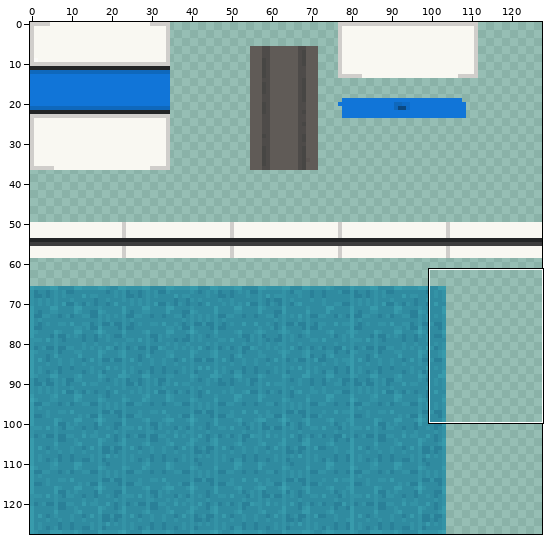
Two states of a sprite sheet, assets/epcot/textures/ride/mnrl/monorail_texture.png. The picture above shows the old version from afar; the outline marks the close-up.
Close-up. Before the commit:
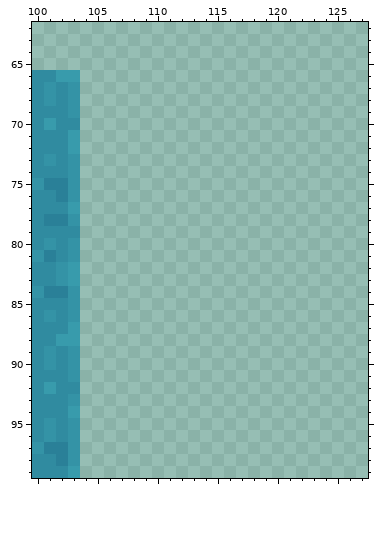
The file is 128x128 pixels. Colours within 5 levels of each other are drawn and written as one. Shown: x 100..127, y 62..99.
Once edited:
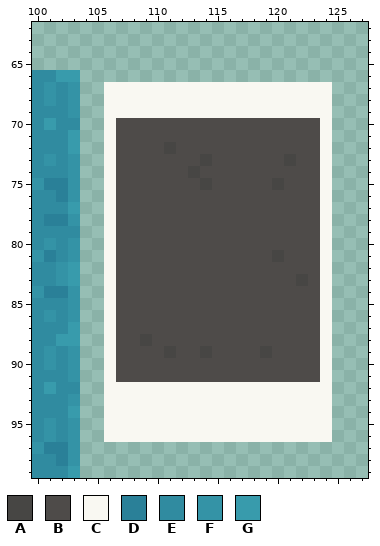
Palette (. is transparent): A #474644  B #4e4b49  C #f9f8f2  D #2a8098  E #308ba0  F #3493a6  G #389bac
Log entry: Monorail Interior Doors
Edits made:
@@ x 100..127 @@
  66 EEGG........................
- 67 EFEF........................
- 68 EFEF........................
- 69 EEEF........................
- 70 EGEE........................
- 71 EEEG........................
- 72 EEEG........................
- 73 EFEF........................
- 74 EEEF........................
- 75 FDDF........................
- 76 EEDF........................
- 77 EEEG........................
- 78 EDDF........................
- 79 EEEE........................
- 80 EFEF........................
- 81 FDEF........................
- 82 EEFG........................
- 83 EEFG........................
- 84 FDDF........................
- 85 EEEF........................
- 86 EFEF........................
- 87 EEEG........................
- 88 EEGG........................
- 89 EFEF........................
- 90 EFEF........................
- 91 EEEF........................
- 92 EGEE........................
- 93 EEEF........................
- 94 EEEG........................
- 95 EFEF........................
- 96 EFEF........................
+ 67 EFEF..CCCCCCCCCCCCCCCCCCC...
+ 68 EFEF..CCCCCCCCCCCCCCCCCCC...
+ 69 EEEF..CCCCCCCCCCCCCCCCCCC...
+ 70 EGEE..CBBBBBBBBBBBBBBBBBC...
+ 71 EEEG..CBBBBBBBBBBBBBBBBBC...
+ 72 EEEG..CBBBBABBBBBBBBBBBBC...
+ 73 EFEF..CBBBBBBBABBBBBBABBC...
+ 74 EEEF..CBBBBBBABBBBBBBBBBC...
+ 75 FDDF..CBBBBBBBABBBBBABBBC...
+ 76 EEDF..CBBBBBBBBBBBBBBBBBC...
+ 77 EEEG..CBBBBBBBBBBBBBBBBBC...
+ 78 EDDF..CBBBBBBBBBBBBBBBBBC...
+ 79 EEEE..CBBBBBBBBBBBBBBBBBC...
+ 80 EFEF..CBBBBBBBBBBBBBBBBBC...
+ 81 FDEF..CBBBBBBBBBBBBBABBBC...
+ 82 EEFG..CBBBBBBBBBBBBBBBBBC...
+ 83 EEFG..CBBBBBBBBBBBBBBBABC...
+ 84 FDDF..CBBBBBBBBBBBBBBBBBC...
+ 85 EEEF..CBBBBBBBBBBBBBBBBBC...
+ 86 EFEF..CBBBBBBBBBBBBBBBBBC...
+ 87 EEEG..CBBBBBBBBBBBBBBBBBC...
+ 88 EEGG..CBBABBBBBBBBBBBBBBC...
+ 89 EFEF..CBBBBABBABBBBABBBBC...
+ 90 EFEF..CBBBBBBBBBBBBBBBBBC...
+ 91 EEEF..CBBBBBBBBBBBBBBBBBC...
+ 92 EGEE..CCCCCCCCCCCCCCCCCCC...
+ 93 EEEF..CCCCCCCCCCCCCCCCCCC...
+ 94 EEEG..CCCCCCCCCCCCCCCCCCC...
+ 95 EFEF..CCCCCCCCCCCCCCCCCCC...
+ 96 EFEF..CCCCCCCCCCCCCCCCCCC...
  97 FDDF........................
Pixel boxes of the changes (left, top, right, bottom) in both close-ups:
added: (104, 82, 332, 442)
